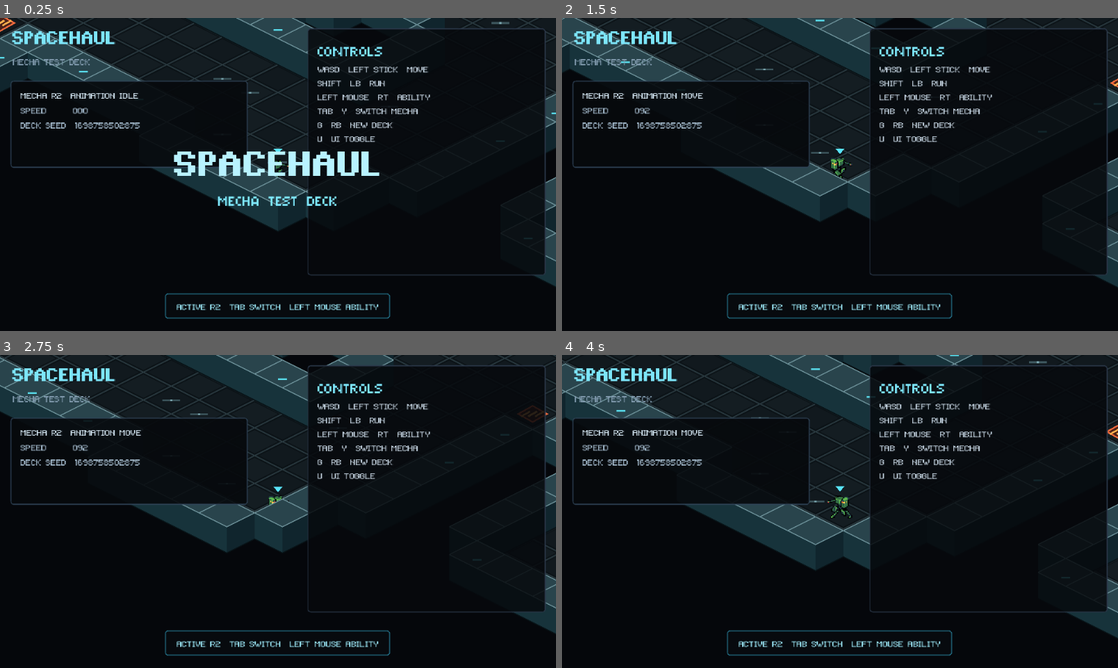
Above: before the commit, frames 1-4 (two rows, left to right).
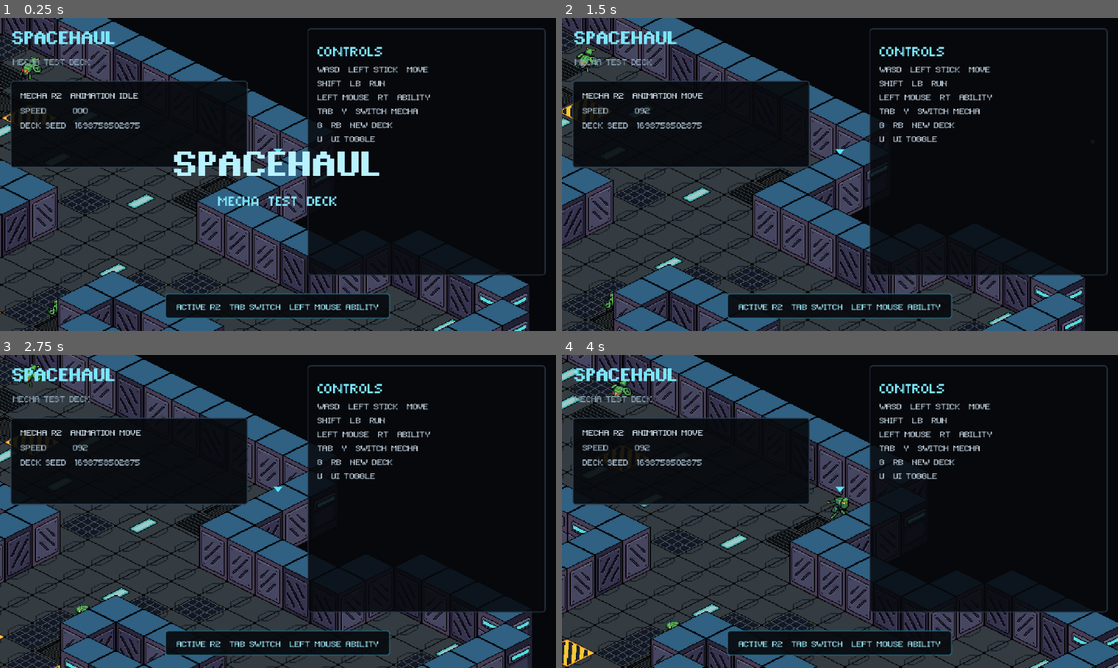
Above: after the commit, the same moments.

Repository: Tekknobot/spacehaul
Game: Godot game, scene res://Scenes/main.tscn
Same seed, same stepped clock (60 frames per second), same inputs: the game is played once before the commit and once after it.
Inputs (mouse positions are in pixels of both pictures, inside the frame that each line leads up to):
- Up to frame 1 (0.25 s): no input
- Up to frame 2 (1.5 s): move the mouse to (962, 158) at 0.52 s; hold D (move_right) 0.53-1.28 s; right-click (962, 158) at 0.6 s; click (962, 158) at 0.67 s; move the mouse to (728, 190) at 1.27 s; hold S (move_down) from 1.28 s (still down); tap Space (dash) at 1.35 s
- Up to frame 3 (2.75 s): move the mouse to (333, 442) at 2.02 s; release S (move_down) at 2.03 s; hold D (move_right) from 2.03 s (still down); tap K (death_test) at 2.1 s
- Up to frame 4 (4 s): tap Enter at 2.75 s; move the mouse to (812, 574) at 2.77 s; release D (move_right) at 2.78 s; hold W (move_up) 2.78-3.53 s; tap H (hurt_test) at 2.85 s; click (812, 574) at 2.92 s; move the mouse to (1006, 558) at 3.52 s; hold A (move_left) from 3.53 s (still down); tap E (interact) at 3.6 s

The runs differ from the first frame. In frame 1, 40% of the frame differs, in the area x 0-100%, y 0-100%; in frame 2, 41%; in frame 3, 42%; in frame 4, 42%.

Commit message:
Floor and wall tiles.

Diff:
--- a/Scripts/procedural_deck.gd
+++ b/Scripts/procedural_deck.gd
@@ -1,5 +1,27 @@
 extends Node2D
 class_name ProceduralDeck
+
+const FLOOR_BASE_TEXTURE = preload("res://Sprites/Tiles/floor_base_01.png")
+const FLOOR_GRILL_TEXTURES: Array[Texture2D] = [
+	preload("res://Sprites/Tiles/floor_grill_01.png"),
+	preload("res://Sprites/Tiles/floor_grill_02.png"),
+	preload("res://Sprites/Tiles/floor_grill_03.png"),
+]
+const FLOOR_LIGHT_TEXTURE = preload("res://Sprites/Tiles/floor_light_01.png")
+const FLOOR_HAZARD_TEXTURE = preload("res://Sprites/Tiles/floor_hazardzone_01.png")
+const WALL_TEXTURES: Array[Texture2D] = [
+	preload("res://Sprites/Tiles/wall_1.png"),
+	preload("res://Sprites/Tiles/wall_2.png"),
+]
+
+enum FloorStyle {
+	BASE,
+	GRILL_1,
+	GRILL_2,
+	GRILL_3,
+	LIGHT,
+	HAZARD,
+}
 
 signal regenerated(new_spawn: Vector2, new_seed: int)
 
@@ -14,6 +36,9 @@
 @export var corridor_width := 4
 @export var extra_connection_count := 5
 @export var hazard_count := 10
+@export_range(0.0, 1.0, 0.01) var floor_grill_chance := 0.18
+@export_range(0.0, 1.0, 0.01) var floor_light_chance := 0.06
+@export_range(0.0, 1.0, 0.01) var wall_vent_chance := 0.10
 
 var seed_value := 0
 var spawn_position := Vector2.ZERO
@@ -24,6 +49,7 @@
 var _rooms: Array[Rect2i] = []
 var _hazard_cells: Array[Vector2i] = []
 var _accent_cells: Array[Vector2i] = []
+var _floor_styles: Dictionary = {}
 var _start_cell := Vector2i.ONE
 var _wall_visual_root: Node2D
 
@@ -33,6 +59,7 @@
 func _ready() -> void:
 	z_as_relative = false
 	z_index = -1000
+	texture_filter = CanvasItem.TEXTURE_FILTER_NEAREST
 	_wall_visual_root = get_node_or_null("WallVisualRoot") as Node2D
 	if _wall_visual_root == null:
 		_wall_visual_root = Node2D.new()
@@ -209,20 +236,38 @@
 func _select_decorations() -> void:
 	_hazard_cells.clear()
 	_accent_cells.clear()
+	_floor_styles.clear()
+
 	var floor_cells: Array[Vector2i] = []
 	for x in range(1, grid_width - 1):
 		for y in range(1, grid_height - 1):
 			if not _walkable[x][y]:
 				continue
+
 			var cell := Vector2i(x, y)
+			var style := FloorStyle.BASE
+
+			# Keep the spawn room visually calm while the rest of the deck gains
+			# occasional vents, grilles and embedded light strips.
+			if cell != _start_cell:
+				var detail_roll := _rng.randf()
+				if detail_roll < floor_light_chance:
+					style = FloorStyle.LIGHT
+				elif detail_roll < floor_light_chance + floor_grill_chance:
+					style = FloorStyle.GRILL_1 + _rng.randi_range(0, 2)
+
+			_floor_styles[cell] = style
+			if style != FloorStyle.BASE:
+				_accent_cells.append(cell)
+
 			if Vector2(cell).distance_to(Vector2(_start_cell)) >= 7.0:
 				floor_cells.append(cell)
-			if _rng.randf() < 0.12:
-				_accent_cells.append(cell)
 
 	_shuffle_cells(floor_cells)
 	for i in range(mini(hazard_count, floor_cells.size())):
-		_hazard_cells.append(floor_cells[i])
+		var hazard_cell := floor_cells[i]
+		_hazard_cells.append(hazard_cell)
+		_floor_styles[hazard_cell] = FloorStyle.HAZARD
 
 func _rebuild_collisions() -> void:
 	_clear_children(collision_root)
@@ -266,51 +311,21 @@
 	block.z_index = clampi(int(round(center.y)), -3000, 3000)
 	_wall_visual_root.add_child(block)
 
-	var base := _diamond_points_local(tile_width, tile_height)
-	var top := PackedVector2Array()
-	for point in base:
-		top.append(point - Vector2(0.0, wall_height))
-
-	# Cool teal slate walls contrast with the warm orange player and hazard colors.
-	var left_face := Polygon2D.new()
-	left_face.polygon = PackedVector2Array([top[3], top[2], base[2], base[3]])
-	left_face.color = Color("17333b")
-	block.add_child(left_face)
-
-	var right_face := Polygon2D.new()
-	right_face.polygon = PackedVector2Array([top[2], top[1], base[1], base[2]])
-	right_face.color = Color("10252d")
-	block.add_child(right_face)
-
-	var top_face := Polygon2D.new()
-	top_face.polygon = top
-	top_face.color = Color("29444c")
-	block.add_child(top_face)
-
-	var trim := Line2D.new()
-	trim.width = 1.0
-	trim.default_color = Color("6b8f97")
-	trim.antialiased = false
-	trim.points = PackedVector2Array([top[0], top[1], top[2], top[3], top[0]])
-	block.add_child(trim)
-
-	var lower_trim := Line2D.new()
-	lower_trim.width = 1.0
-	lower_trim.default_color = Color("081317")
-	lower_trim.antialiased = false
-	lower_trim.points = PackedVector2Array([base[3], base[2], base[1]])
-	block.add_child(lower_trim)
-
-	if _rng.randf() < 0.22:
-		var light := Polygon2D.new()
-		light.polygon = PackedVector2Array([
-			Vector2(-5.0, -wall_height + tile_height * 0.15),
-			Vector2(5.0, -wall_height + tile_height * 0.15),
-			Vector2(5.0, -wall_height + tile_height * 0.15 + 2.0),
-			Vector2(-5.0, -wall_height + tile_height * 0.15 + 2.0),
-		])
-		light.color = Color("58d9e8")
-		block.add_child(light)
+	# The supplied wall art is 64x64. Positioning the texture so its bottom
+	# lands on the bottom point of the 64x32 floor diamond preserves the same
+	# visual envelope as the original 30px procedural wall extrusion.
+	var texture := WALL_TEXTURES[1] if _rng.randf() < wall_vent_chance else WALL_TEXTURES[0]
+	var sprite := Sprite2D.new()
+	sprite.texture = texture
+	sprite.texture_filter = CanvasItem.TEXTURE_FILTER_NEAREST
+	sprite.centered = true
+	sprite.position = Vector2(0.0, tile_height * 0.5 - texture.get_height() * 0.5)
+
+	# Mirroring the common wall panel adds variation without resampling it.
+	if texture == WALL_TEXTURES[0] and _rng.randf() < 0.5:
+		sprite.flip_h = true
+
+	block.add_child(sprite)
 
 func _rebuild_hazards() -> void:
 	_clear_children(hazard_root)
@@ -344,34 +359,42 @@
 			if _walkable[x][y]:
 				_draw_floor_cell(Vector2i(x, y))
 
+	# Hazards now use the authored hazard floor PNG. Keep a restrained
+	# one-pixel outline so dangerous cells still read clearly during play.
 	for cell in _hazard_cells:
-		_draw_hazard_cell(cell)
+		_draw_hazard_outline(cell)
 
 	_draw_spawn_pad()
 
 func _draw_floor_cell(cell: Vector2i) -> void:
 	var center := _cell_center(cell)
-	var points := _diamond_points(center, tile_width, tile_height)
-	var base_color := Color("141d22") if (cell.x + cell.y) % 2 == 0 else Color("11191e")
-	draw_colored_polygon(points, base_color)
-	draw_polyline(_closed_polygon(points), Color("2a3a40"), 1.0, false)
-
-	var inset := _diamond_points(center, tile_width - 8.0, tile_height - 4.0)
-	draw_polyline(_closed_polygon(inset), Color("0b1216"), 1.0, false)
-
-	if cell in _accent_cells:
-		var left := center + Vector2(-10.0, 0.0)
-		var right := center + Vector2(10.0, 0.0)
-		draw_line(left, right, Color("3c555c"), 2.0, false)
-		draw_rect(Rect2(center + Vector2(-1.0, -1.0), Vector2(2.0, 2.0)), Color("78a3ac"))
-
-func _draw_hazard_cell(cell: Vector2i) -> void:
+	var style := int(_floor_styles.get(cell, FloorStyle.BASE))
+	var texture := _floor_texture_for_style(style)
+	if texture == null:
+		texture = FLOOR_BASE_TEXTURE
+
+	var texture_size := texture.get_size()
+	draw_texture(texture, (center - texture_size * 0.5).round())
+
+func _floor_texture_for_style(style: int) -> Texture2D:
+	match style:
+		FloorStyle.GRILL_1:
+			return FLOOR_GRILL_TEXTURES[0]
+		FloorStyle.GRILL_2:
+			return FLOOR_GRILL_TEXTURES[1]
+		FloorStyle.GRILL_3:
+			return FLOOR_GRILL_TEXTURES[2]
+		FloorStyle.LIGHT:
+			return FLOOR_LIGHT_TEXTURE
+		FloorStyle.HAZARD:
+			return FLOOR_HAZARD_TEXTURE
+		_:
+			return FLOOR_BASE_TEXTURE
+
+func _draw_hazard_outline(cell: Vector2i) -> void:
 	var center := _cell_center(cell)
-	var points := _diamond_points(center, tile_width * 0.52, tile_height * 0.58)
-	draw_colored_polygon(points, Color("4b2119"))
-	draw_polyline(_closed_polygon(points), Color("f06a3d"), 2.0, false)
-	for offset in [-8.0, 0.0, 8.0]:
-		draw_line(center + Vector2(offset - 5.0, 3.0), center + Vector2(offset + 5.0, -3.0), Color("ffb24f"), 2.0, false)
+	var points := _diamond_points(center, tile_width - 2.0, tile_height - 1.0)
+	draw_polyline(_closed_polygon(points), Color(1.45, 0.56, 0.18, 0.72), 1.0, false)
 
 func _draw_spawn_pad() -> void:
 	var center := _cell_center(_start_cell)
Binary file added: Sprites/Tiles/floor_base_01.png
Not shown, added: Sprites/Tiles/floor_base_01.png.import
Binary file added: Sprites/Tiles/floor_grill_01.png
Not shown, added: Sprites/Tiles/floor_grill_01.png.import
Binary file added: Sprites/Tiles/floor_grill_02.png
Not shown, added: Sprites/Tiles/floor_grill_02.png.import
Binary file added: Sprites/Tiles/floor_grill_03.png
Not shown, added: Sprites/Tiles/floor_grill_03.png.import
Binary file added: Sprites/Tiles/floor_hazardzone_01.png
Not shown, added: Sprites/Tiles/floor_hazardzone_01.png.import
Binary file added: Sprites/Tiles/floor_light_01.png
Not shown, added: Sprites/Tiles/floor_light_01.png.import
(and 9 more such lines)
